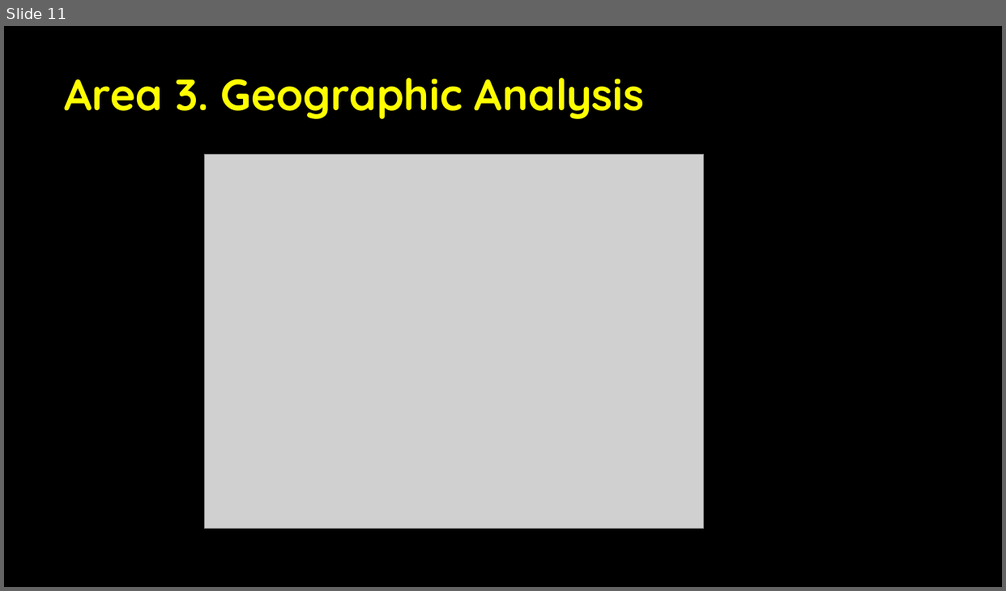
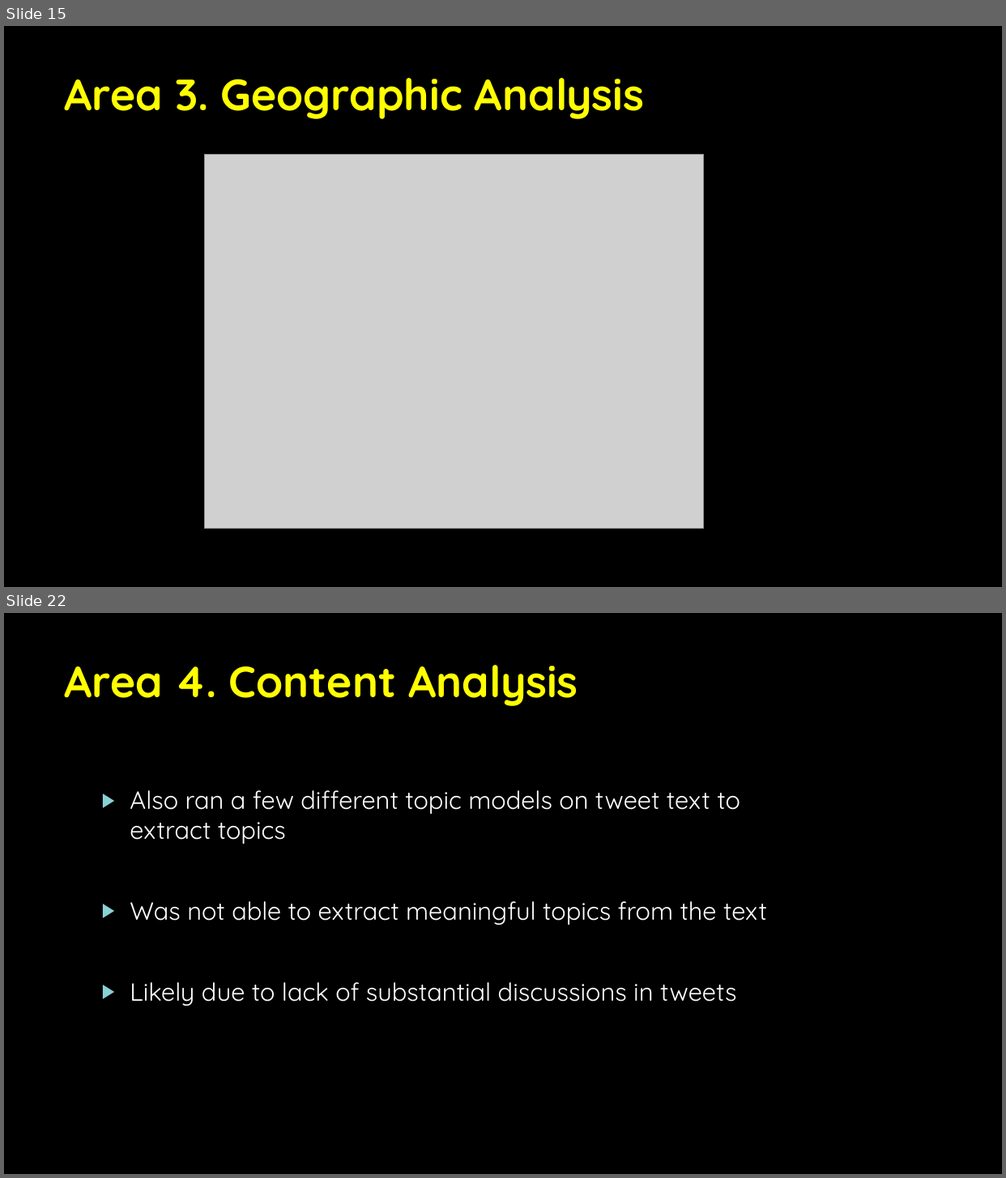
Before and after one commit to Luke-Patterson/BPCIA, a slide deck: BPCI Twitter Analysis Slides.pptx. Shown one above the other, each under a label of ours: slide 11 before the commit, slides 15 and 22 after it; the slides between them are not shown. The pictures are 1006x591 and 1006x1178 pixels, drawn with LibreOffice and Linux fonts; fonts in the diff are those of the drawing; grey boxes stand for pictures; background and template pictures are left out. Boxes give left, top, right and bottom in pixels: in the first picture for what was removed or moved away, otherwise in the second. Text is boxed around its words. In the diff, an @@ line names an element or a change of style, - is before the commit and + after.

```diff
--- a/BPCI Twitter Analysis Slides.pptx
+++ b/BPCI Twitter Analysis Slides.pptx
@@ slide 22 added at <box>4,613,1002,1174</box>, background picture (left out) @@
@@ title added at <box>65,665,578,706</box>, 42 pt, text #FFFF00, bold @@
+Area 4. Content Analysis
@@ text added at <box>130,790,767,1006</box>, 24 pt, text #FFFFFF @@
+▶ Also ran a few different topic models on tweet text to extract topics
+▶ Was not able to extract meaningful topics from the text
+▶ Likely due to lack of substantial discussions in tweets
@@ what was slide 11 is now slide 15 @@
```
Also in this commit, not shown: 2 slides changed, 10 other slides added, 40 other files.
